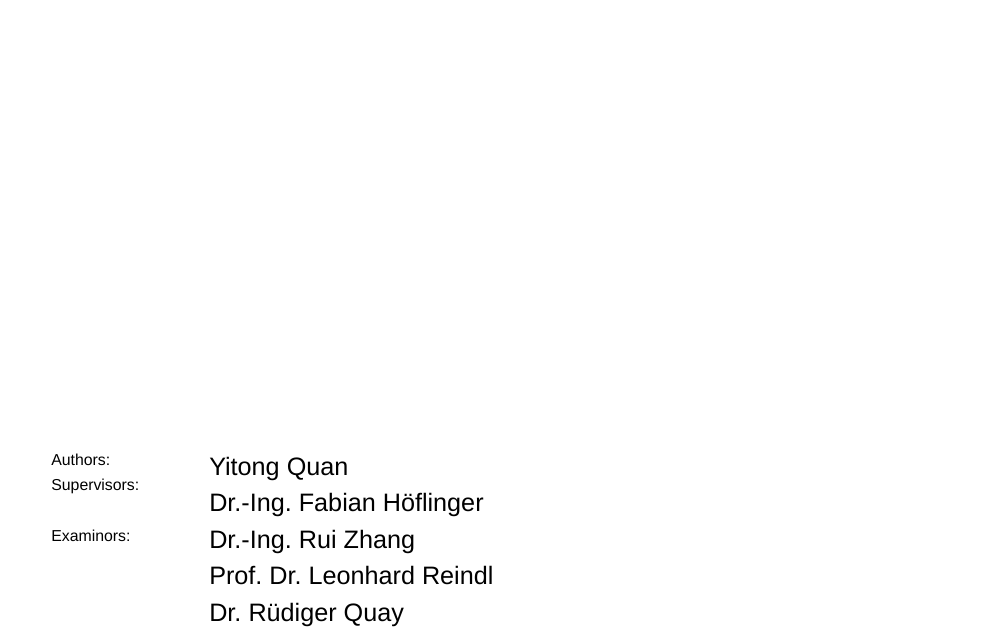
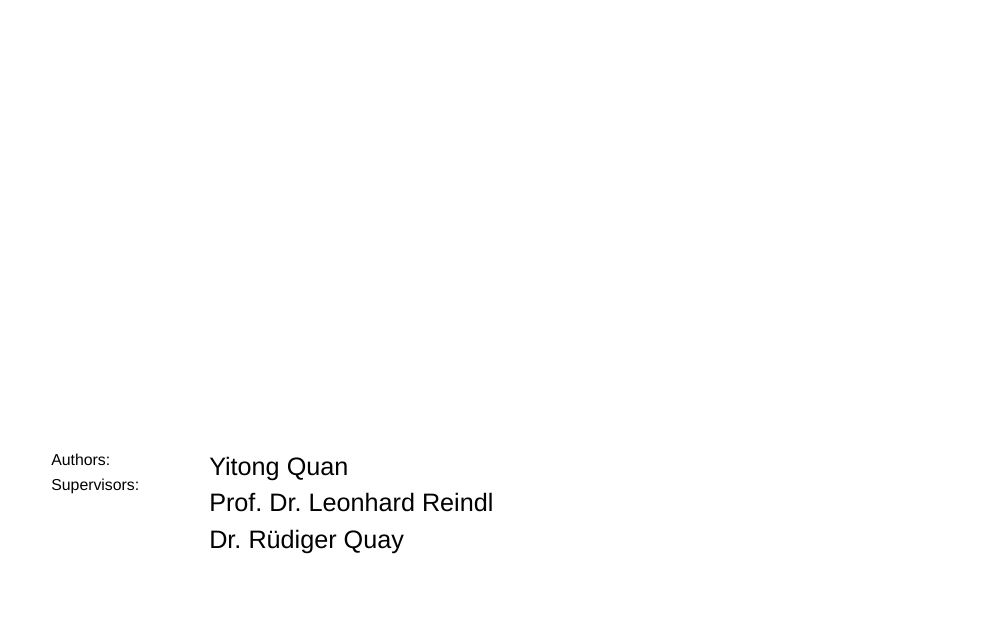
Before and after one commit to yitong-quan/thesis_indoorLocalization, a slide deck: slide 1 of text_editing/ppt/Zwischenpraesentation.ppt. Drawn at 1008x630 pixels with LibreOffice and Linux fonts; fonts in the diff are those of the drawing; background and template pictures are left out. Boxes give left, top, right and bottom in pixels: in the first picture for what was removed or moved away, otherwise in the second. Text is boxed around its words. In the diff, an @@ line names an element or a change of style, - is before the commit and + after.

```diff
--- a/text_editing/ppt/Zwischenpraesentation.ppt
+++ b/text_editing/ppt/Zwischenpraesentation.ppt
@@ text at box(209, 492, 484, 553): paragraphs removed @@
-Dr.-Ing. Fabian Höflinger
-Dr.-Ing. Rui Zhang
@@ text at box(51, 529, 130, 541): paragraph removed @@
-Examinors:
```
Also in this commit, not shown: 30 other slides changed, 12 slides added, 15 slides removed, 3 other files.
